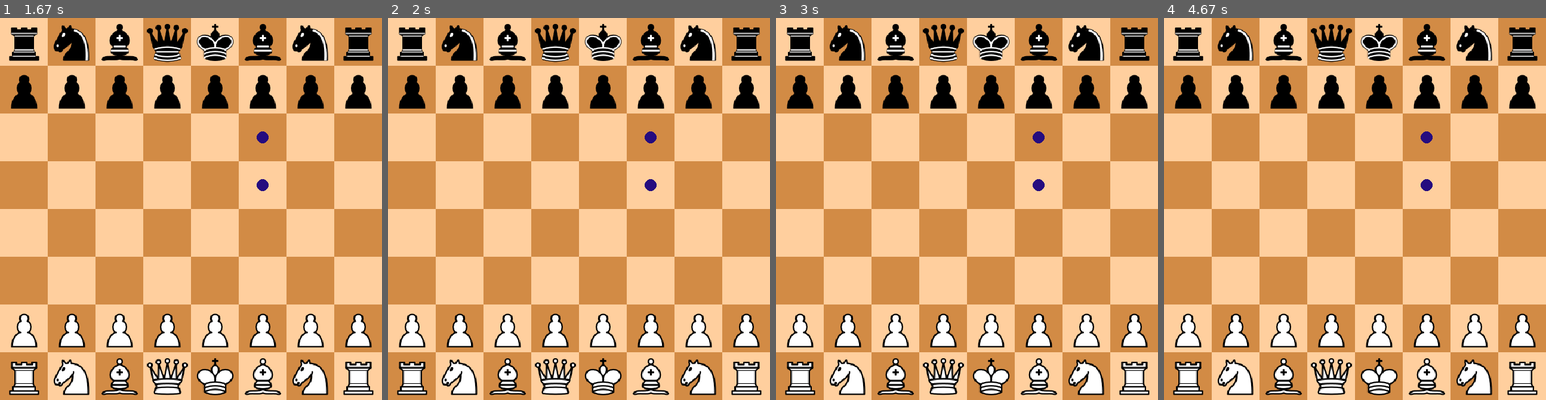
Above: before the commit, frames 1-4 (left to right).
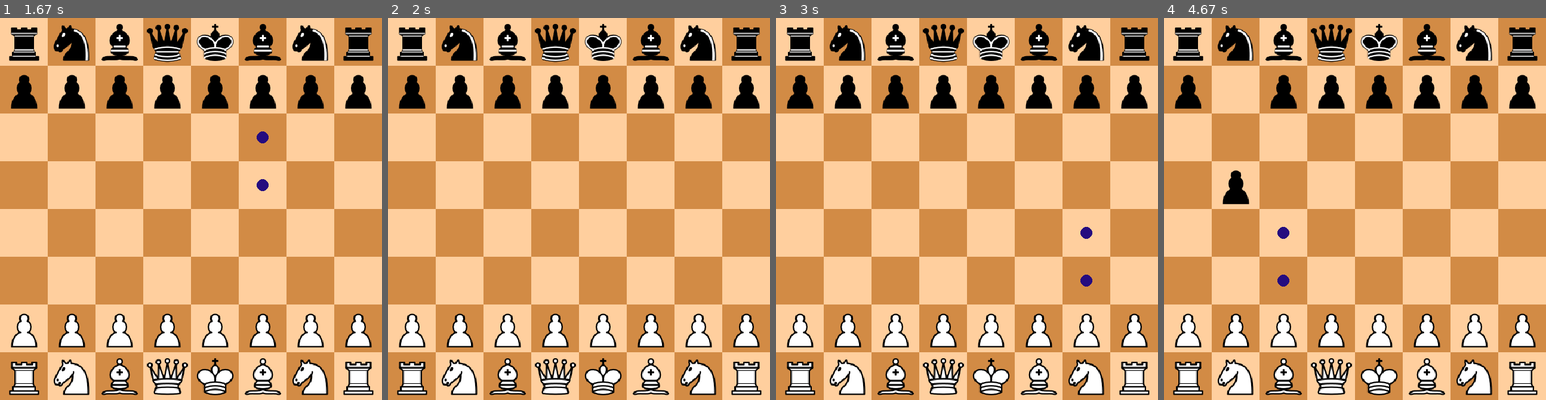
Above: after the commit, the same moments.

Repository: l-huisman/Big-Data-and-AI
Game: pygame game, started from chess/main.py
Same seed, same stepped clock (60 frames per second), same inputs: the game is played once before the commit and once after it.
Inputs (mouse positions are in pixels of both pictures, inside the frame that each line leads up to):
- Up to frame 1 (1.67 s): click (191, 209) at 0.42 s; click (248, 75) at 1.28 s; click (91, 67) at 1.65 s
- Up to frame 2 (2 s): move the mouse to (559, 308) at 1.9 s
- Up to frame 3 (3 s): click (947, 308) at 2.02 s; move the mouse to (1112, 354) at 2.27 s; click (1112, 354) at 2.38 s; move the mouse to (1100, 308) at 2.63 s; click (1100, 308) at 2.75 s
- Up to frame 4 (4.67 s): click (1473, 201) at 3.12 s; click (1240, 79) at 3.82 s; click (1244, 186) at 4.18 s; click (1297, 319) at 4.55 s

Frame 1 is identical in both runs. In frame 2, 0.2% of the frame differs, in the area x 67-71%, y 29-46%; in frame 3, 0.3%; in frame 4, 1.1%, in the area x 15-71%, y 14-71%.

Commit message:
Refactor piece movement logic in main.py

Diff:
--- a/chess/main.py
+++ b/chess/main.py
@@ -39,19 +39,17 @@
             x, y = get_mouse_position(mouse_pos)
 
             # Check if the clicked position is a valid move for the selected piece
-            if chess_board.get_selected_piece() is not None:
-                if (x, y) in chess_board.get_selected_piece().get_possible_moves():
-                    piece = chess_board.get_selected_piece()
-                    chess_board.move_piece(piece.get_position(), (x, y))
-                    chess_board.set_selected_piece(None)
-                    piece.set_position(x, y)
-            else:
-                clicked_piece = chess_board.get_piece_at_position(x, y)
-                if clicked_piece is not None:
-                    chess_board.draw_possible_moves(screen, clicked_piece)
-                    chess_board.set_selected_piece(clicked_piece)
-                else:
-                    chess_board.set_selected_piece(None)
+            selected_piece = chess_board.get_selected_piece()
+            clicked_piece = chess_board.get_piece_at_position(x, y)
+
+            if selected_piece is not None:
+                if (x, y) in selected_piece.get_possible_moves():
+                    chess_board.move_piece(selected_piece.get_position(), (x, y))
+                    selected_piece.set_position(x, y)
+                chess_board.set_selected_piece(None)
+            elif clicked_piece is not None:
+                chess_board.draw_possible_moves(screen, clicked_piece)
+                chess_board.set_selected_piece(clicked_piece)
 
     # Update the chess board
     chess_board.draw(screen)
